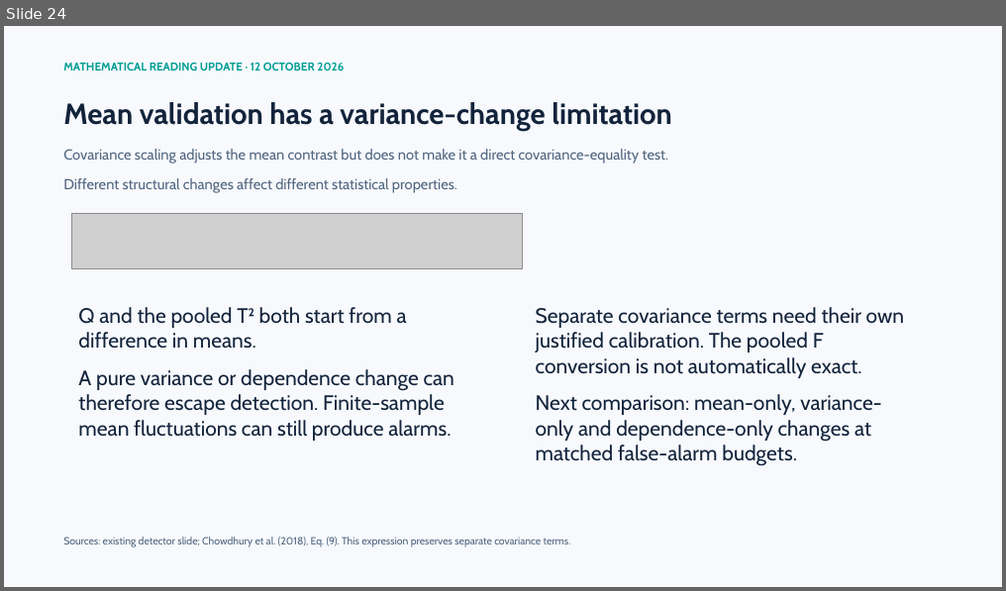
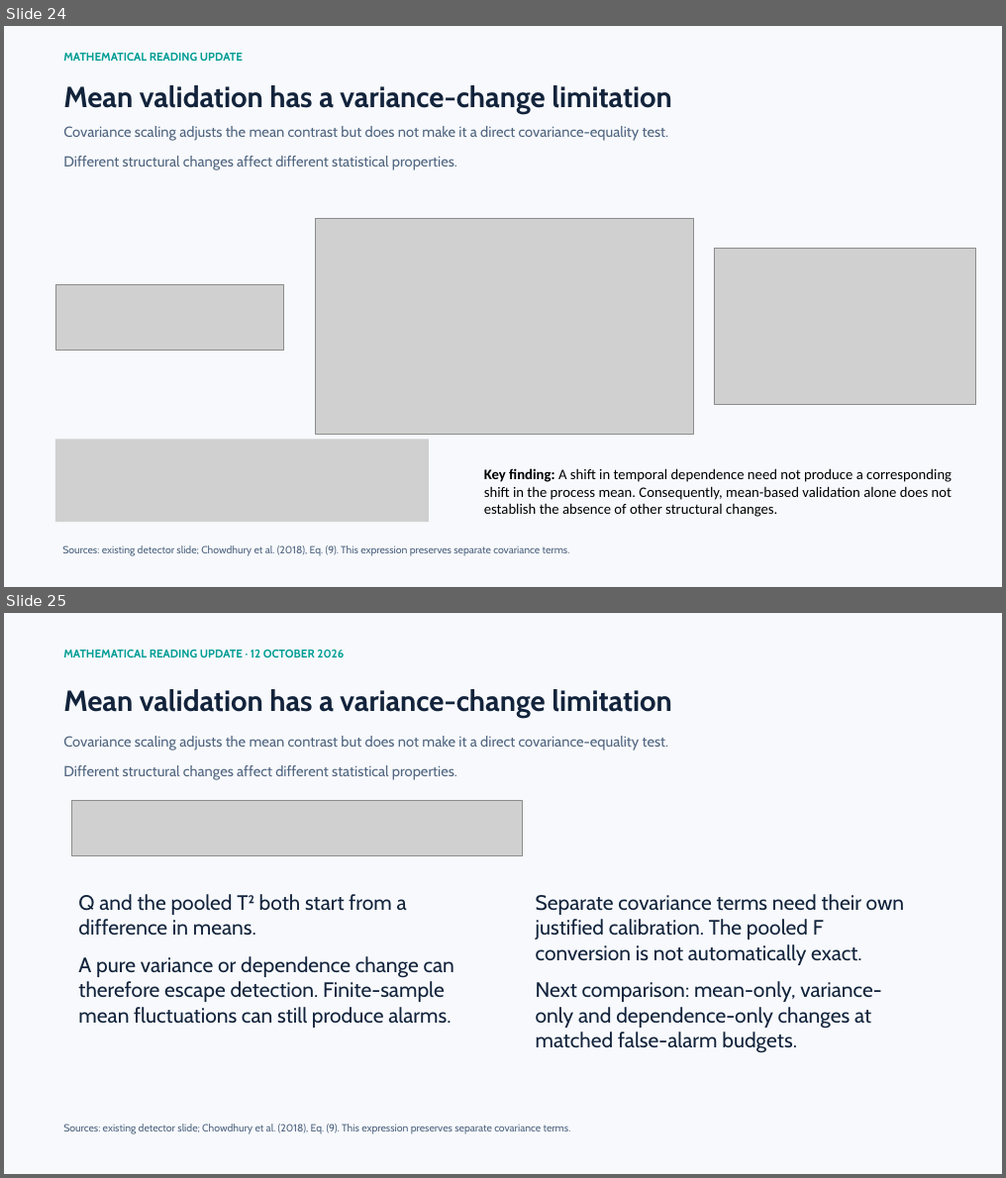
Before and after one commit to hlin863/ewma_covariate_shift_demo, a slide deck: presentations/EWMA_Covariate_Shift_Progress_Review_Haocheng_Lin.pptx. Shown one above the other, each under a label of ours: slide 24 before the commit, slides 24 and 25 after it. The pictures are 1006x591 and 1006x1178 pixels, drawn with LibreOffice and Linux fonts; fonts in the diff are those of the drawing; grey boxes stand for pictures. Boxes give left, top, right and bottom in pixels: in the first picture for what was removed or moved away, otherwise in the second. Text is boxed around its words. In the diff, an @@ line names an element or a change of style, - is before the commit and + after.

Commit message:
Refresh EWMA covariate shift review deck
Update the progress review presentation for the EWMA covariate shift work with revised slides and refreshed project status material.

```diff
--- a/presentations/EWMA_Covariate_Shift_Progress_Review_Haocheng_Lin.pptx
+++ b/presentations/EWMA_Covariate_Shift_Progress_Review_Haocheng_Lin.pptx
@@ slide 24 added at bbox=[4, 26, 1002, 587], background #F7F9FC @@
@@ text added at bbox=[63, 52, 243, 61], 11 pt, text #009D94, bold @@
+MATHEMATICAL READING UPDATE
@@ text added at bbox=[63, 85, 672, 114], 28 pt, text #12233B, bold @@
+Mean validation has a variance-change limitation
@@ text added at bbox=[63, 126, 668, 171], 14 pt, text #506580 @@
+Covariance scaling adjusts the mean contrast but does not make it a direct covariance-equality test.
+Different structural changes affect different statistical properties.
@@ picture added at bbox=[316, 218, 694, 435] @@
@@ picture added at bbox=[714, 249, 976, 405] @@
@@ picture added at bbox=[55, 285, 284, 350] @@
@@ picture added at bbox=[55, 439, 430, 522] @@
@@ text added at bbox=[484, 469, 951, 517], 14 pt, text #000000 @@
+Key finding: A shift in temporal dependence need not produce a corresponding shift in the process mean. Consequently, mean-based validation alone does not establish the absence of other structural changes.
@@ text added at bbox=[62, 546, 570, 557], 10 pt, text #506580 @@
+Sources: existing detector slide; Chowdhury et al. (2018), Eq. (9). This expression preserves separate covariance terms.
@@ what was slide 24 is now slide 25 @@
```
Also in this commit, not shown: 1 slide changed.
